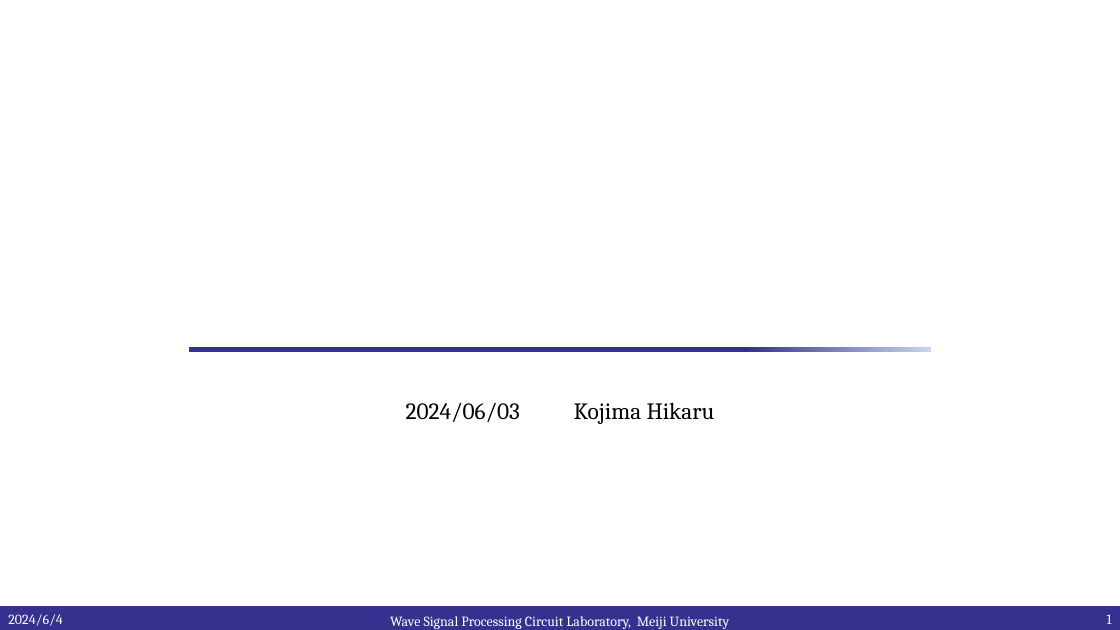
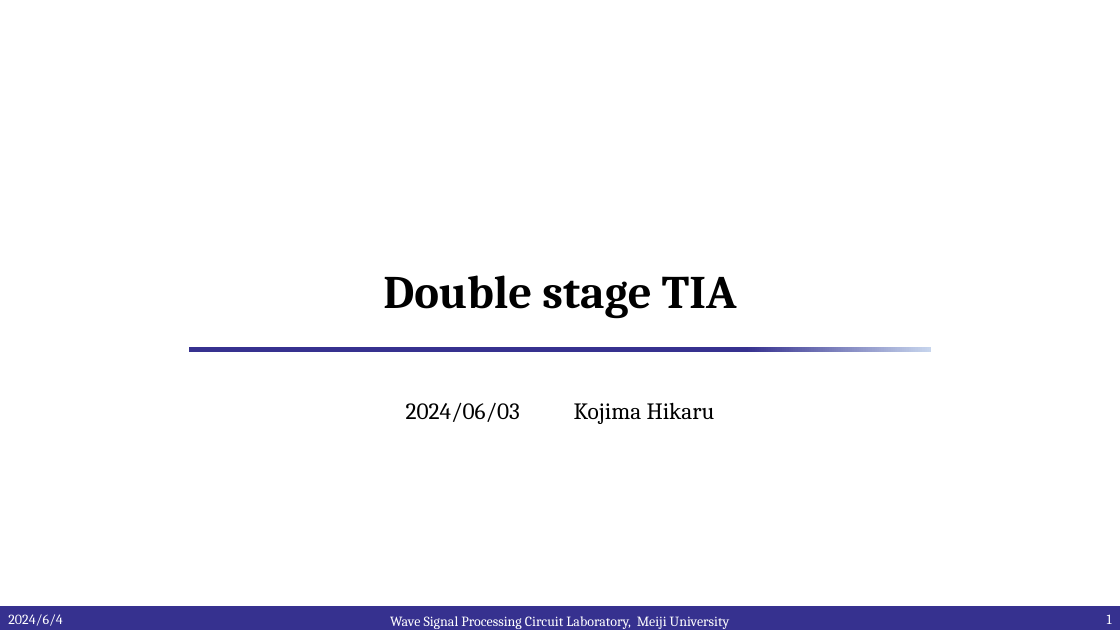
Before and after one commit to kjm-desktop10400/reserch, a slide deck: slide 1 of IHP_2024/semi/プレゼンテーション1.pptx. Drawn at 1120x630 pixels with LibreOffice and Linux fonts; fonts in the diff are those of the drawing; background and template pictures are left out. Boxes give left, top, right and bottom in pixels: in the first picture for what was removed or moved away, otherwise in the second. Text is boxed around its words. In the diff, an @@ line names an element or a change of style, - is before the commit and + after.

```diff
--- a/IHP_2024/semi/プレゼンテーション1.pptx
+++ b/IHP_2024/semi/プレゼンテーション1.pptx
@@ title added at box(383, 275, 737, 318), 40 pt, text #000000, bold @@
+Double stage TIA
```
Also in this commit, not shown: 3 other slides changed, 6 slides added, 1 other file.
